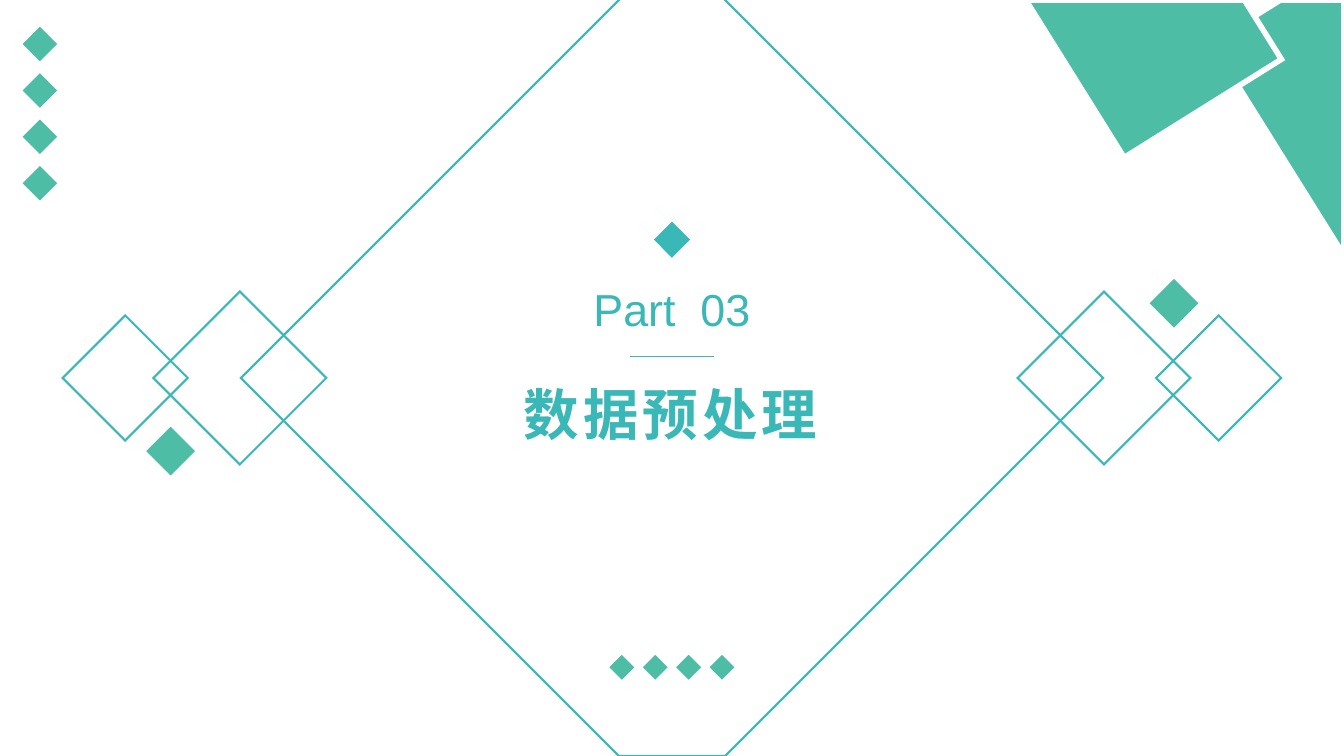
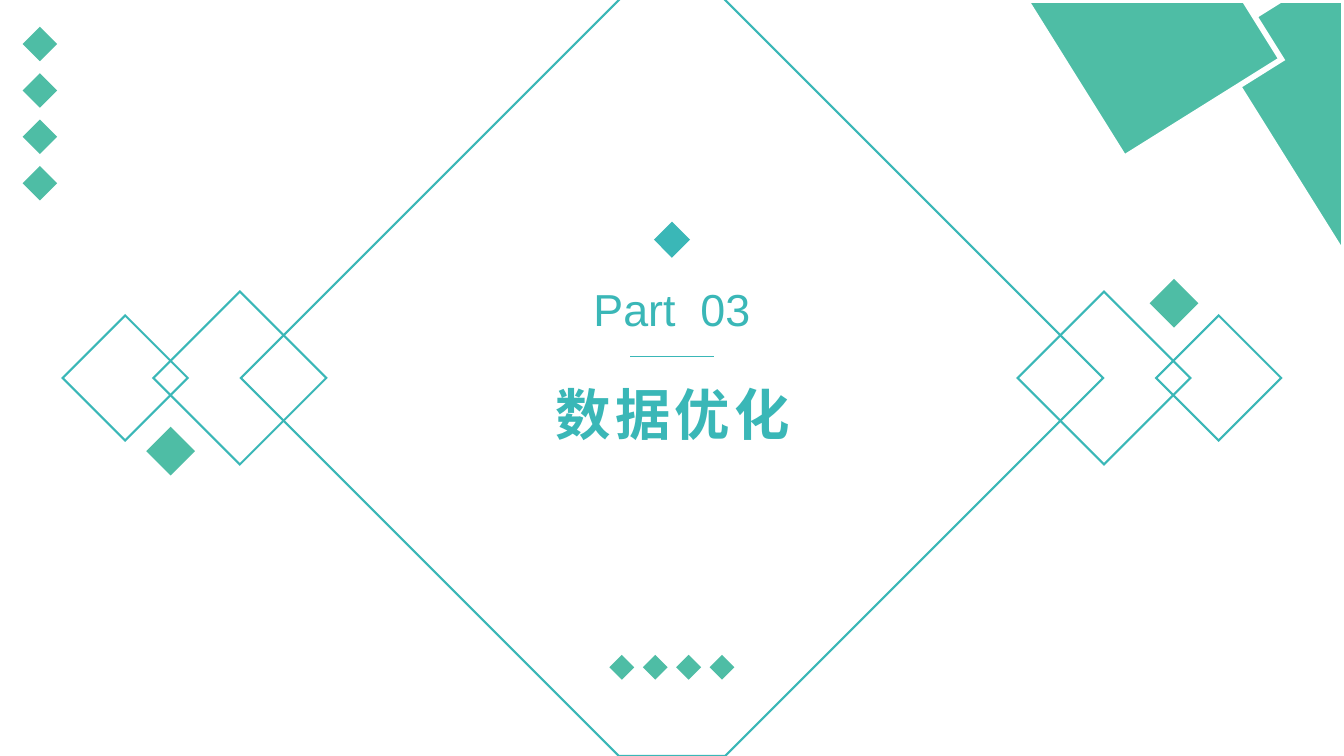
Before and after one commit to ZefanLin159/First-repository, a slide deck: slide 11 of Kaggle/Machine Learning.pptx (slide 13 before the commit). Drawn at 1344x756 pixels with LibreOffice and Linux fonts; fonts in the diff are those of the drawing. Boxes give left, top, right and bottom in pixels: in the first picture for what was removed or moved away, otherwise in the second. Text is boxed around its words. In the diff, an @@ line names an element or a change of style, - is before the commit and + after.

```diff
--- a/Kaggle/Machine Learning.pptx
+++ b/Kaggle/Machine Learning.pptx
@@ title at [556, 388, 790, 440]: text changed @@
-数据预处理
+数据优化
```
Also in this commit, not shown: 10 other slides changed, 1 slide added, 3 slides removed, 7 other files.
